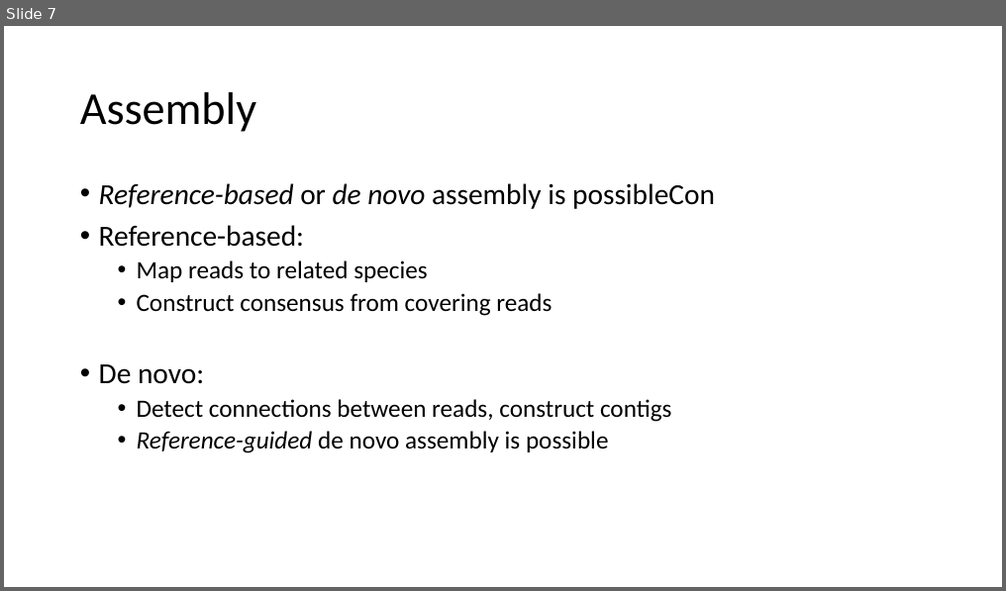
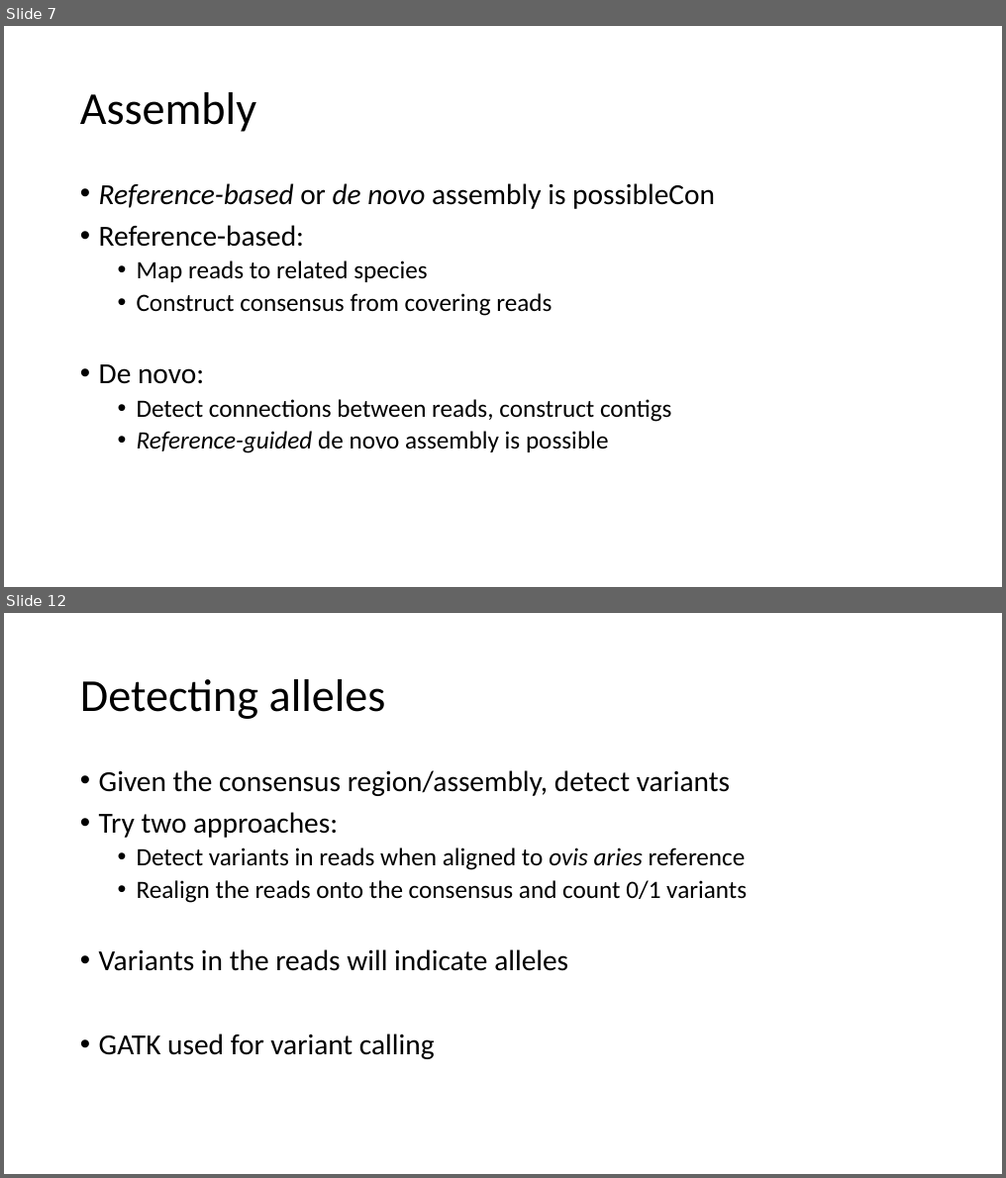
Before and after one commit to cybriden/Exercise3, a slide deck: Präsi.pptx. Shown one above the other, each under a label of ours: slide 7 before the commit, slides 7 and 12 after it; the slides between them are not shown. The pictures are 1006x591 and 1006x1178 pixels, drawn with LibreOffice and Linux fonts; fonts in the diff are those of the drawing. Boxes give left, top, right and bottom in pixels: in the first picture for what was removed or moved away, otherwise in the second. Text is boxed around its words. In the diff, an @@ line names an element or a change of style, - is before the commit and + after.

```diff
--- a/Präsi.pptx
+++ b/Präsi.pptx
@@ slide 12 added at [4,613,1002,1174], background #FFFFFF @@
@@ title added at [80,679,386,719], 44 pt, text #000000 @@
+Detecting alleles
@@ text added at [99,770,746,1059], 28 pt, text #000000 @@
+• Given the consensus region/assembly, detect variants
+• Try two approaches:
+  • Detect variants in reads when aligned to ovis aries reference
+  • Realign the reads onto the consensus and count 0/1 variants
+• Variants in the reads will indicate alleles
+• GATK used for variant calling
```
Also in this commit, not shown: 2 slides changed, 9 other slides added, 2 slides removed, 7 other files.
